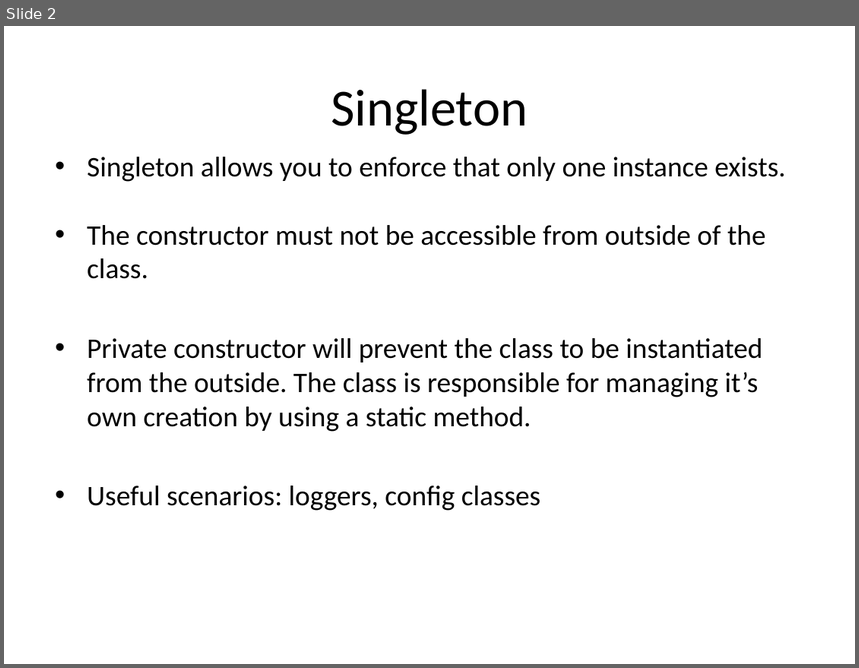
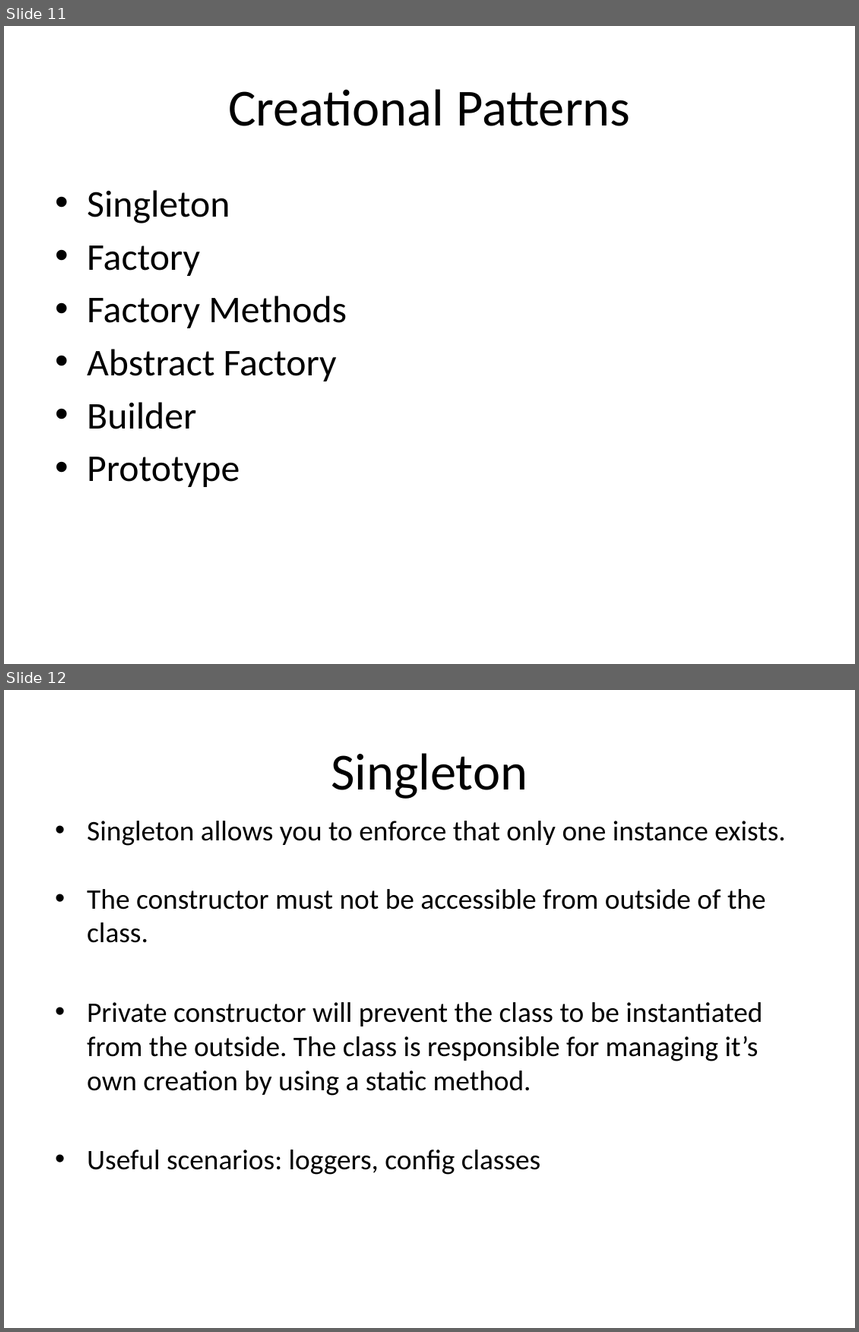
Before and after one commit to BBK-SDP-2015-kokamo01/Design-Patterns, a slide deck: slides/designPatterns.pptx. Shown one above the other, each under a label of ours: slide 2 before the commit, slides 11 and 12 after it. The pictures are 859x668 and 859x1332 pixels, drawn with LibreOffice and Linux fonts; fonts in the diff are those of the drawing. Boxes give left, top, right and bottom in pixels: in the first picture for what was removed or moved away, otherwise in the second. Text is boxed around its words. In the diff, an @@ line names an element or a change of style, - is before the commit and + after.

```diff
--- a/slides/designPatterns.pptx
+++ b/slides/designPatterns.pptx
@@ slide 11 added at <box>4,26,855,664</box>, background #FFFFFF @@
@@ title added at <box>228,89,630,126</box>, 44 pt, text #000000 @@
+Creational Patterns
@@ text added at <box>87,190,347,487</box>, 32 pt, text #000000 @@
+• Singleton
+• Factory
+• Factory Methods
+• Abstract Factory
+• Builder
+• Prototype
@@ what was slide 2 is now slide 12 @@
```
Also in this commit, not shown: 1 slide changed, 10 other slides added, 14 other files.
